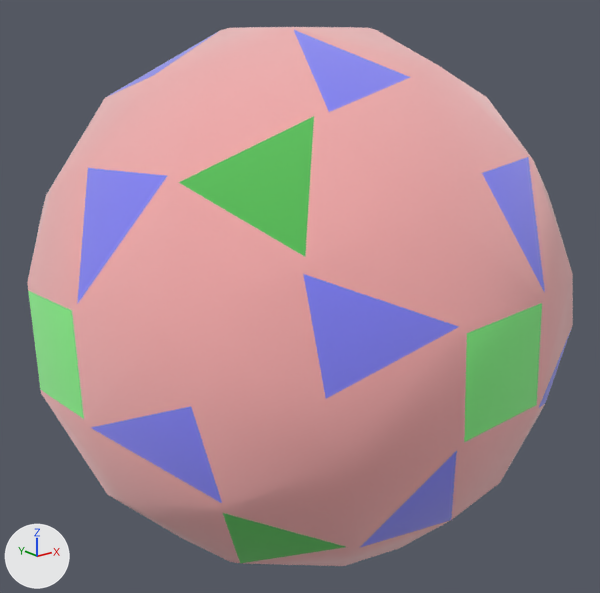
One commit to the OBJ model biscribed/vr/outros/BiscribedPropelloSnubCube.obj: the scene before it, then after it.
Camera for both pictures: a camera (50 mm lens) standing at (-1.949, -2.445, 0.971) and looking at (0.003, -0.005, -0.005). The axes (+X, +Y, +Z) are drawn at lower left. The lights are the same throughout. Where no turn or scale is listed for an object, it has been applied to the vertices.

In view in the first picture: 'BiscribedPropelloSnubCube'.
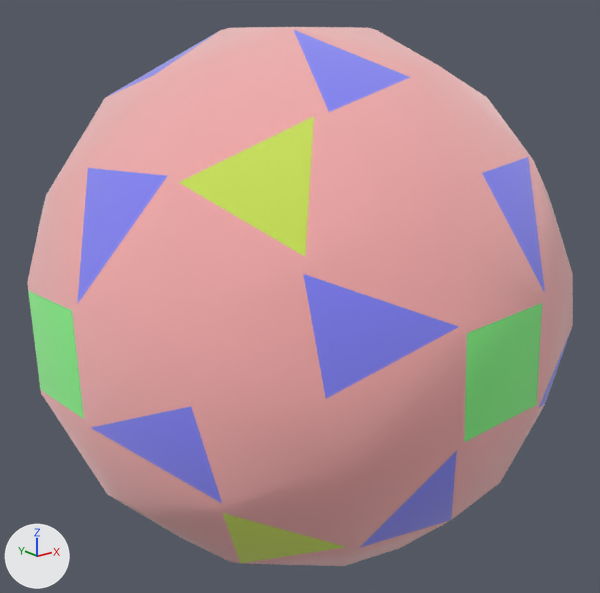
Pixel boxes (x1, y1, x2, y2) of what changed, in the pictures (600 x 593 px):
part 1 of me_biscribedpropellosnubcube, recoloured
    both: (179, 116, 345, 563)

The change in detail:
Material 'Cor5' (mat_cor5) is new.
Its base color is (0.855, 0.95, 0.3) (yellow #eef995).
Its metallic is 1.0.
Its roughness is 1.0.
me_biscribedpropellosnubcube has 144 vertices, 158 faces and spans x -1.0..1.0, y -1.0..1.0, z -1.0..1.0.
me_biscribedpropellosnubcube is used by ob_biscribedpropellosnubcube; location (0.0, 0.0, 0.0).
me_biscribedpropellosnubcube part 1: all 8 faces that had it switch from mat_cor2 (green #95e795) to mat_cor5 (yellow #eef995).
